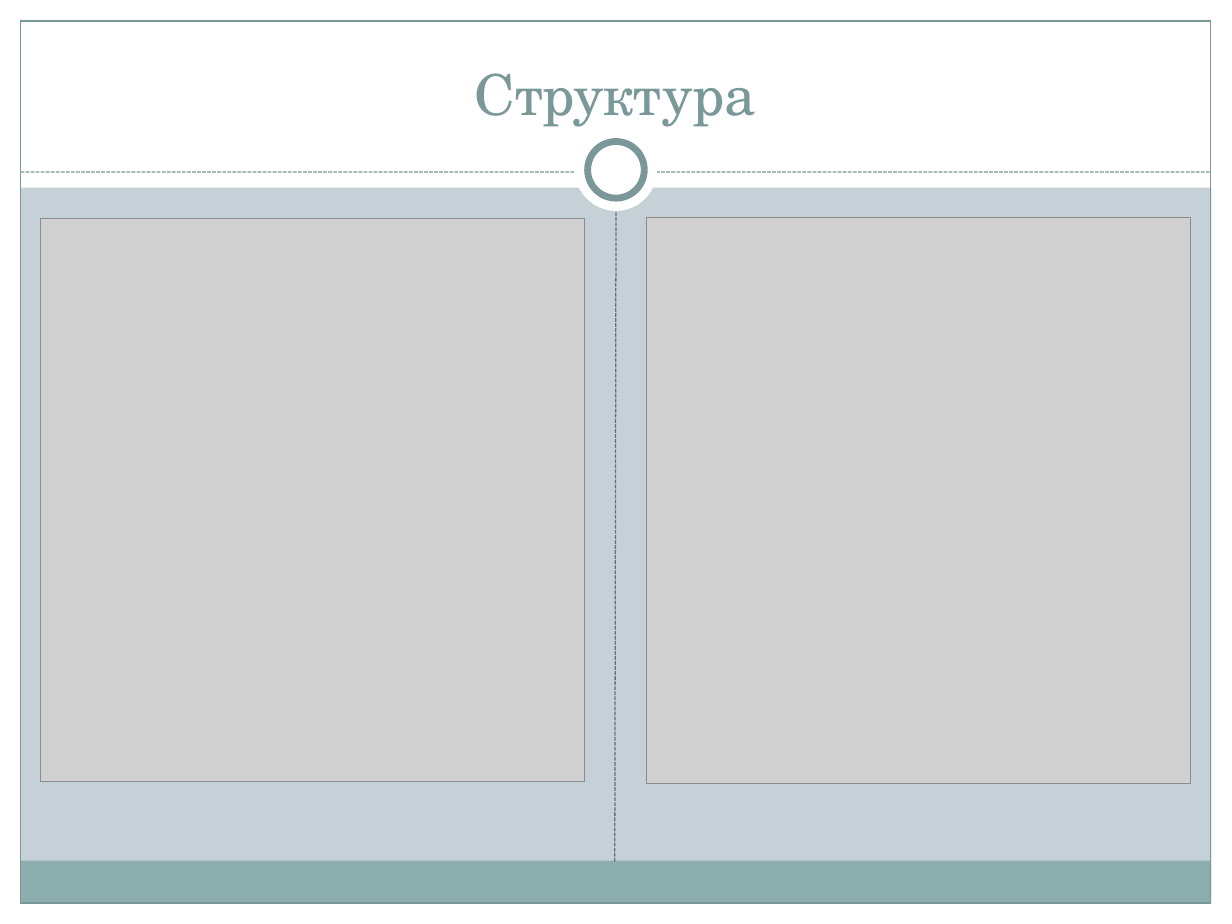
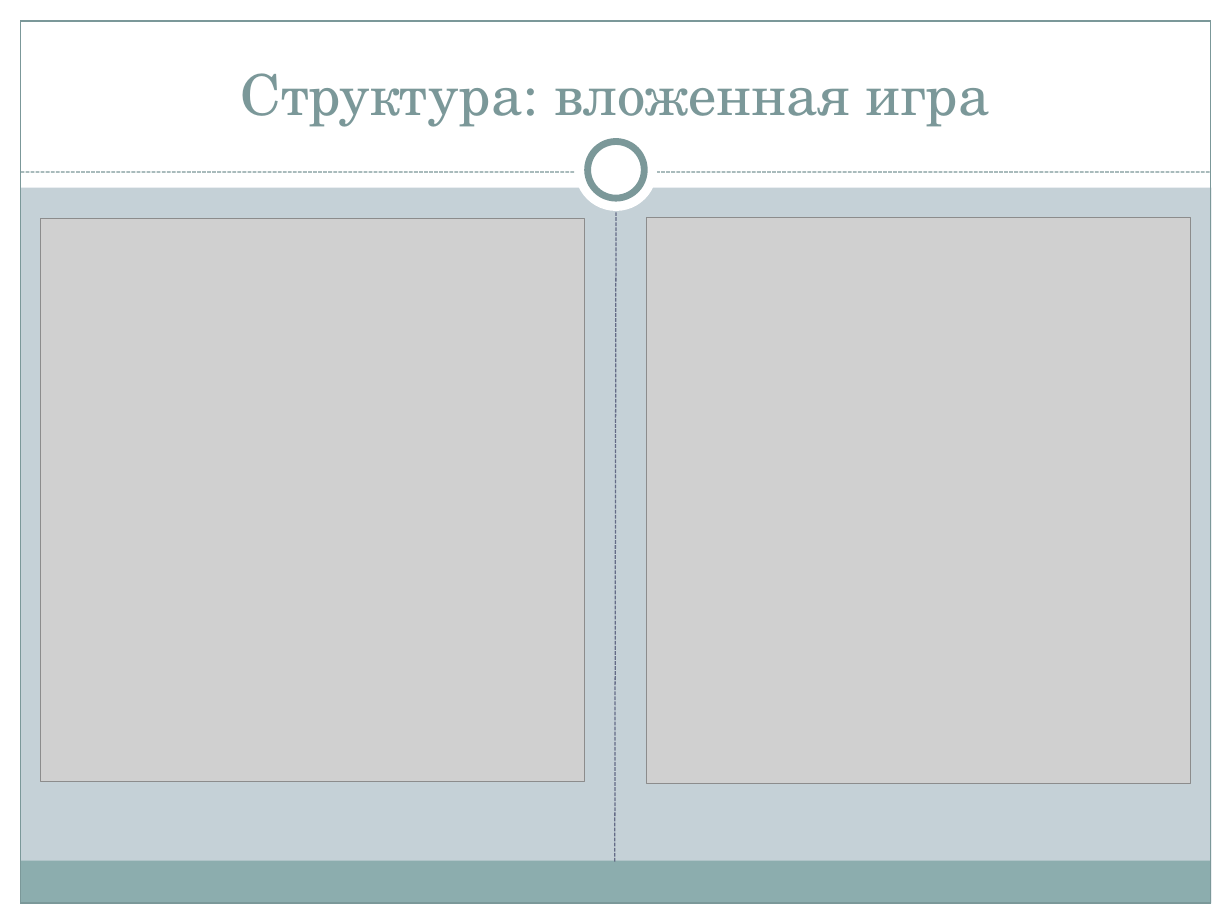
Before and after one commit to AleshinAndrei/PyGame_Project, a slide deck: slide 3 of Презент.pptx (slide 4 before the commit). Drawn at 1232x924 pixels with LibreOffice and Linux fonts; fonts in the diff are those of the drawing; grey boxes stand for pictures. Boxes give left, top, right and bottom in pixels: in the first picture for what was removed or moved away, otherwise in the second. Text is boxed around its words. In the diff, an @@ line names an element or a change of style, - is before the commit and + after.

```diff
--- a/Презент.pptx
+++ b/Презент.pptx
@@ title at bbox=[241, 73, 990, 127]: text changed @@
-Структура
+Структура: вложенная игра
```
Also in this commit, not shown: 1 other slide changed, 1 slide removed, 1 other file.
